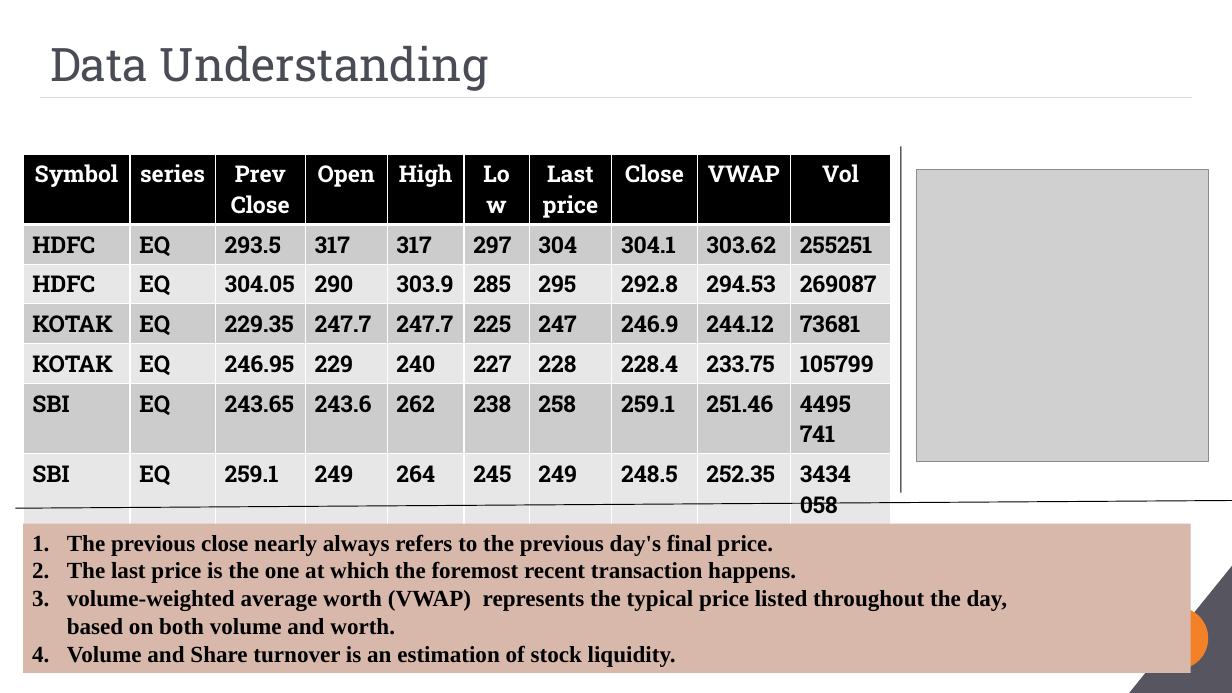
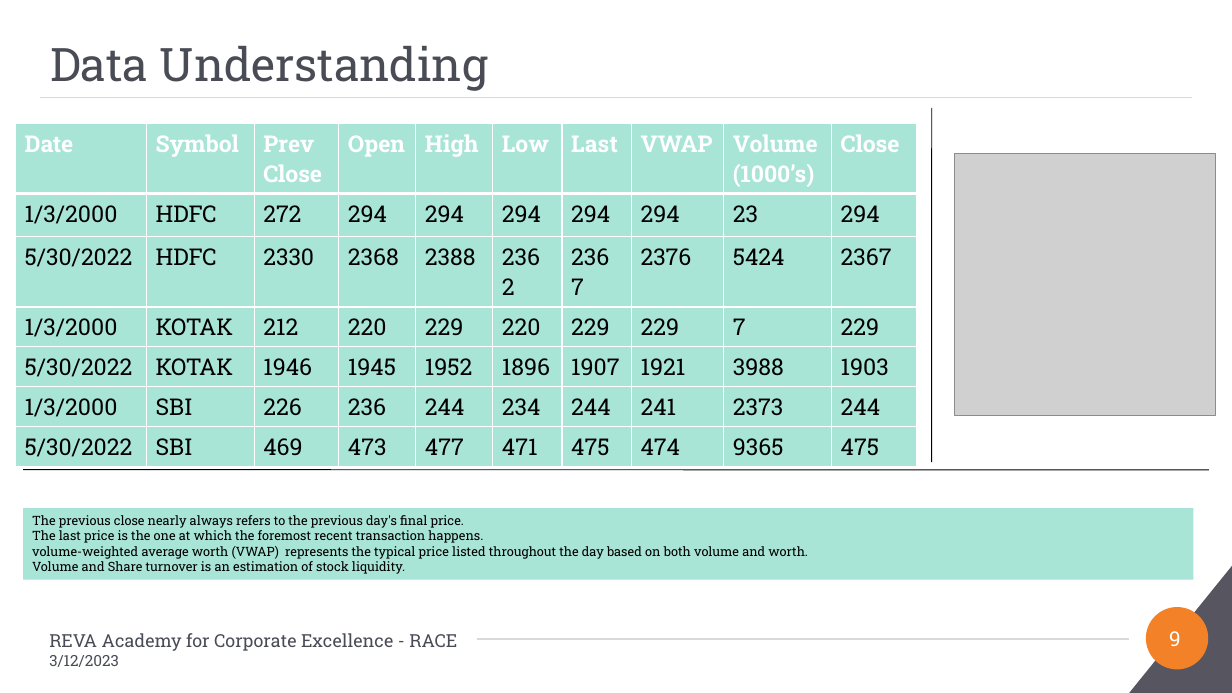
Before and after one commit to Embedded-org/ACCOMPLISHMENTS, a slide deck: slide 9 of RACE_CAPSTONE_PROJECT2/BA_Capstone Project_Final PPT_Anand Mohan_Direction Detection Selected Stocks_2023.pptx (slide 8 before the commit). Drawn at 1232x693 pixels with LibreOffice and Linux fonts; fonts in the diff are those of the drawing; grey boxes stand for pictures; background and template pictures are left out. Boxes give left, top, right and bottom in pixels: in the first picture for what was removed or moved away, otherwise in the second. Text is boxed around its words. In the diff, an @@ line names an element or a change of style, - is before the commit and + after.

```diff
--- a/RACE_CAPSTONE_PROJECT2/BA_Capstone Project_Final PPT_Anand Mohan_Direction Detection Selected Stocks_2023.pptx
+++ b/RACE_CAPSTONE_PROJECT2/BA_Capstone Project_Final PPT_Anand Mohan_Direction Detection Selected Stocks_2023.pptx
@@ line moved from (901, 146) - (901, 493) to (932, 108) - (932, 462) @@
@@ table at <box>16,123,918,461</box> @@
-row 1: Symbol | series | Prev Close | Open | High | Low | Last / price | Close | VWAP | Vol
+row 1: Date | Symbol | Prev Close | Open | High | Low | Last | VWAP | Volume / (1000’s) | Close
-row 2: HDFC | EQ | 293.5 | 317 | 317 | 297 | 304 | 304.1 | 303.62 | 255251
+row 2: 1/3/2000 | HDFC | 272 | 294 | 294 | 294 | 294 | 294 | 23 | 294
-row 3: HDFC | EQ | 304.05 | 290 | 303.9 | 285 | 295 | 292.8 | 294.53 | 269087
+row 3: 5/30/2022 | HDFC | 2330 | 2368 | 2388 | 2362 | 2367 | 2376 | 5424 | 2367
-row 4: KOTAK | EQ | 229.35 | 247.7 | 247.7 | 225 | 247 | 246.9 | 244.12 | 73681
+row 4: 1/3/2000 | KOTAK | 212 | 220 | 229 | 220 | 229 | 229 | 7 | 229
-row 5: KOTAK | EQ | 246.95 | 229 | 240 | 227 | 228 | 228.4 | 233.75 | 105799
+row 5: 5/30/2022 | KOTAK | 1946 | 1945 | 1952 | 1896 | 1907 | 1921 | 3988 | 1903
-row 6: SBI | EQ | 243.65 | 243.6 | 262 | 238 | 258 | 259.1 | 251.46 | 4495 / 741
+row 6: 1/3/2000 | SBI | 226 | 236 | 244 | 234 | 244 | 241 | 2373 | 244
-row 7: SBI | EQ | 259.1 | 249 | 264 | 245 | 249 | 248.5 | 252.35 | 3434 / 058
+row 7: 5/30/2022 | SBI | 469 | 473 | 477 | 471 | 475 | 474 | 9365 | 475
@@ fill #000000 to #A9E5D7 in row 1 @@
@@ fill #CCCCCC to #A9E5D7 in 30 cells @@
@@ fill #E7E7E7 to #A9E5D7 in 30 cells @@
@@ alignment centre to left @@
@@ table: place and size @@
-table at <box>23,154,890,518</box>
+table at <box>16,123,918,461</box>
@@ picture: place and size @@
-picture at <box>917,169,1209,461</box>
+picture at <box>955,154,1216,416</box>
@@ line moved from (16, 508) - (1232, 501) to (23, 470) - (1209, 470) @@
@@ rectangle "The previous close nearly always ...": place and size @@
-rectangle "The previous close nearly always ..." at <box>23,524,1191,674</box>
+rectangle "The previous close nearly always ..." at <box>23,508,1194,579</box>
@@ rectangle "The previous close nearly always ..." at <box>23,508,1194,579</box>: fill #D7B8AB to #A9E5D7 @@
@@ text in rectangle at <box>32,515,483,574</box>: size 18 to 10 pt, font Times New Roman to Roboto Slab, bold off in "The previous close nearly always refers to ...", "The last price is the one at ...", "Volume and Share turnover is an estimation ..."; bullet 1. to none @@
@@ text in rectangle at <box>32,546,808,559</box>: text changed; size 18 to 10 pt; font Times New Roman to Roboto Slab; bold off @@
-3. volume-weighted average worth (VWAP) represents the typical price listed throughout the day,
-based on both volume and worth.
+volume-weighted average worth (VWAP) represents the typical price listed throughout the day based on both volume and worth.
@@ text added at <box>49,633,457,667</box>, 14 pt, text #4A4C55 @@
+REVA Academy for Corporate Excellence - RACE
+3/12/2023
@@ line added from (478, 640) to (1129, 640), #D9D9D9 1 pt @@
@@ page number at <box>1169,631,1181,646</box>: text changed @@
-8
+9
```
Also in this commit, not shown: 16 other slides changed, 4 slides added, 1 slide removed.
